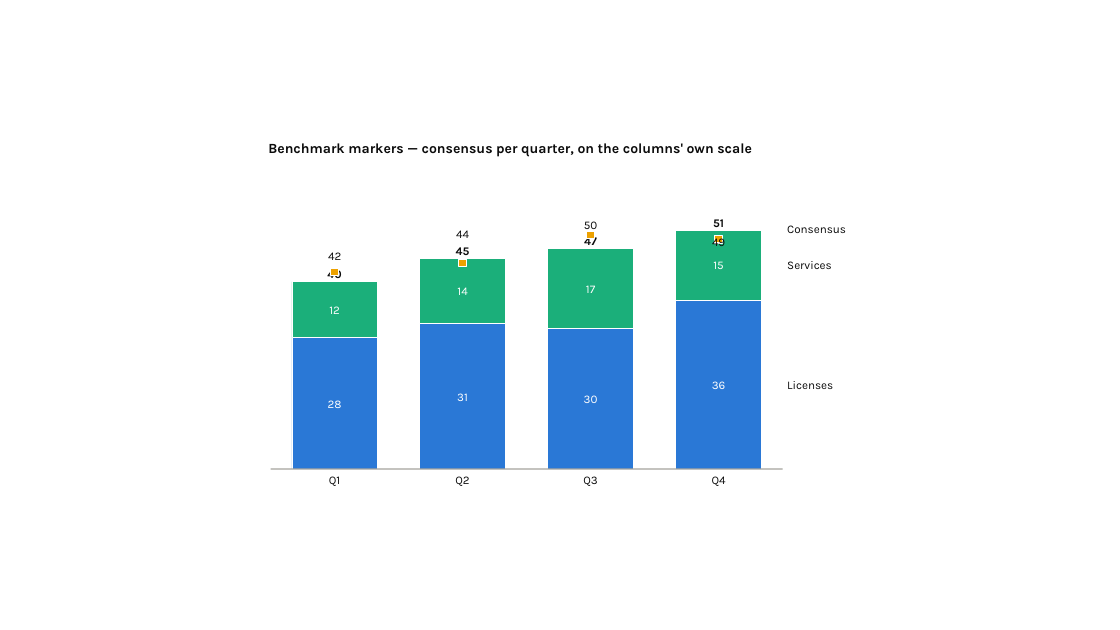
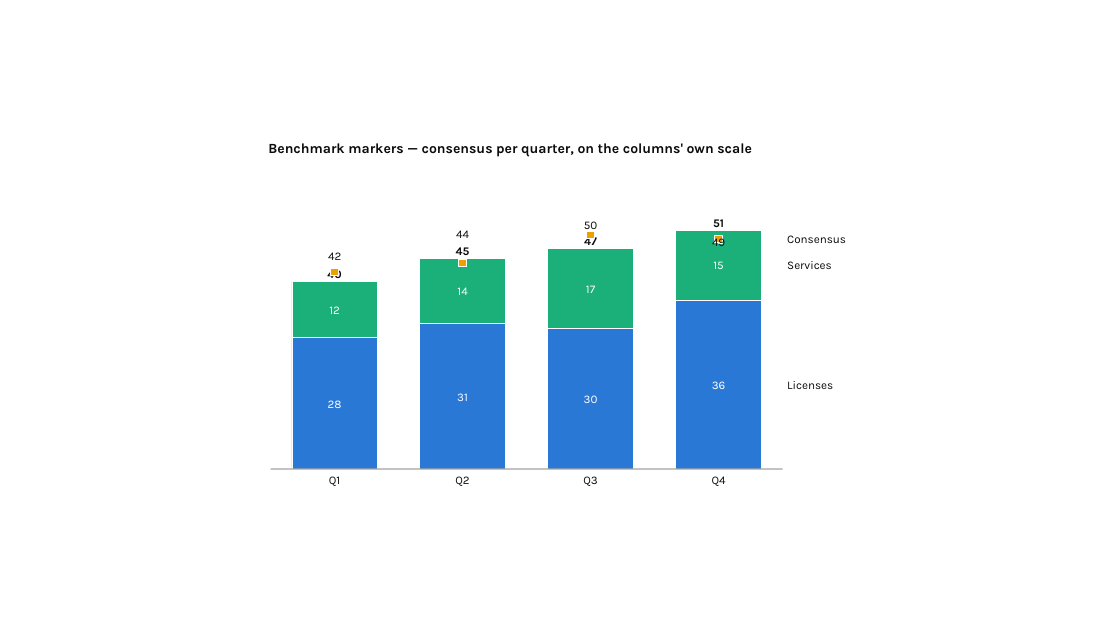
Before and after one commit to dannbleeker/PowerChart, a slide deck: slide 119 of examples/showcase.pptx. Drawn at 1120x630 pixels with LibreOffice and Linux fonts; fonts in the diff are those of the drawing. Boxes give left, top, right and bottom in pixels: in the first picture for what was removed or moved away, otherwise in the second. Text is boxed around its words. In the diff, an @@ line names an element or a change of style, - is before the commit and + after.

```diff
--- a/examples/showcase.pptx
+++ b/examples/showcase.pptx
@@ text "Consensus": place and size @@
-text "Consensus" at box(787, 225, 846, 233)
+text "Consensus" at box(787, 235, 846, 243)
```
Also in this commit, not shown: 8 other slides changed, 11 other files.
